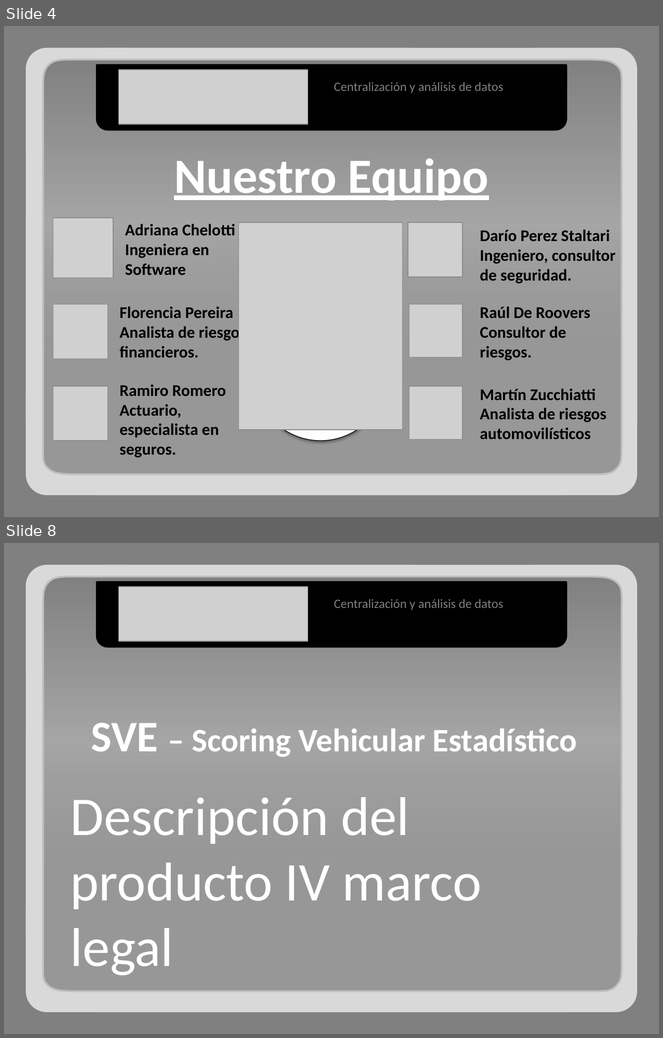
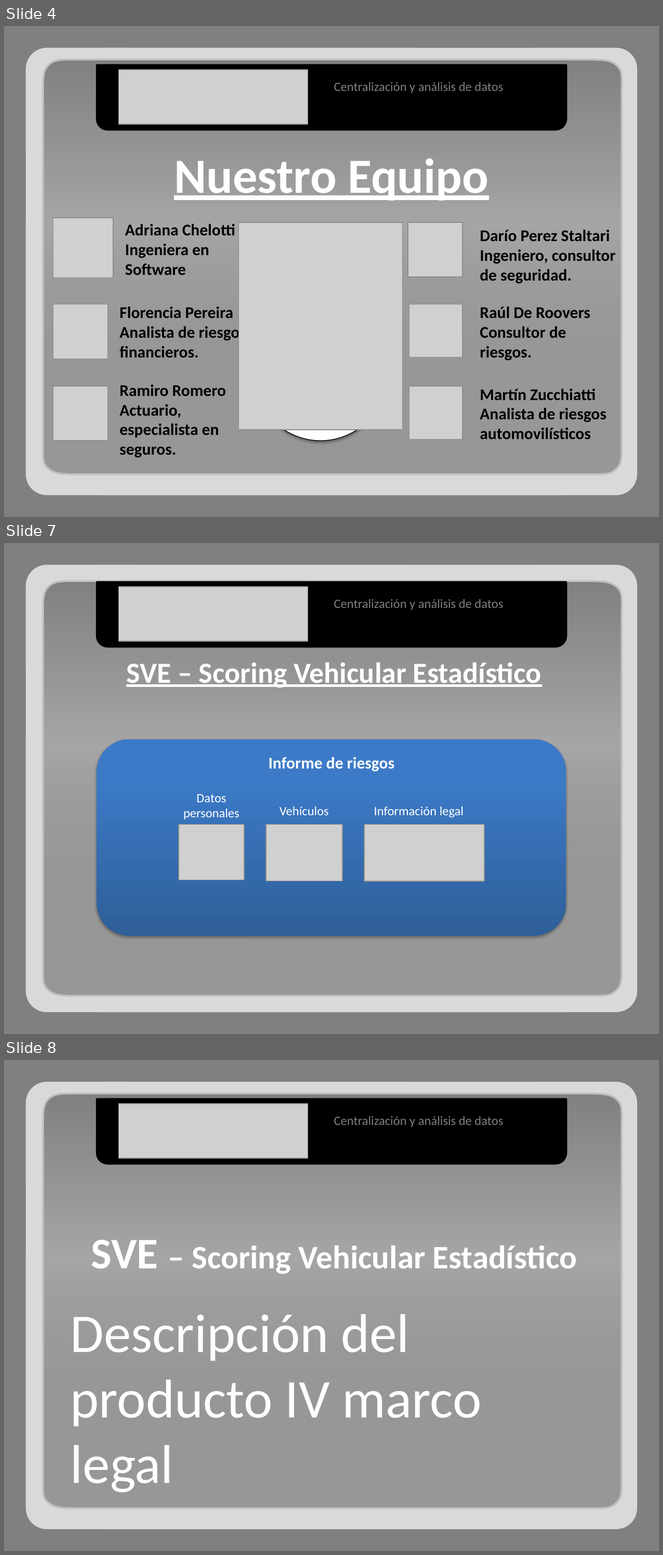
Before and after one commit to adrianachelotti/tallerdesarrollo1ero2011, a slide deck: Presentacion/Comercial/Presentacion Comercial.pptx. Shown one above the other, each under a label of ours: slides 4 and 8 before the commit, slides 4, 7 and 8 after it; the slides between them are not shown. The pictures are 663x1038 and 663x1555 pixels, drawn with LibreOffice and Linux fonts; fonts in the diff are those of the drawing; grey boxes stand for pictures. Boxes give left, top, right and bottom in pixels: in the first picture for what was removed or moved away, otherwise in the second. Text is boxed around its words. In the diff, an @@ line names an element or a change of style, - is before the commit and + after.

```diff
--- a/Presentacion/Comercial/Presentacion Comercial.pptx
+++ b/Presentacion/Comercial/Presentacion Comercial.pptx
@@ slide 7 added at (x1=4, y1=543, x2=659, y2=1034), background #808080 @@
@@ freeform shape added at (x1=42, y1=580, x2=622, y2=996), fill gradient #808080 to #A6A6A6, outline #BFBFBF 2 pt @@
@@ round same rect added at (x1=97, y1=583, x2=567, y2=647), fill #000000, outline #000000 2 pt @@
@@ picture added at (x1=118, y1=587, x2=308, y2=641) @@
@@ text added at (x1=334, y1=599, x2=503, y2=610), 14 pt, text #808080 @@
+Centralización y análisis de datos
@@ text added at (x1=126, y1=663, x2=542, y2=688), 32 pt, text #FFFFFF, bold, underline @@
+SVE – Scoring Vehicular Estadístico
@@ rounded rectangle added at (x1=97, y1=740, x2=567, y2=936), fill gradient #2F5F99 to #3D7CC7 to #3A7CCB, 18 pt, text #FFFFFF, bold @@
+Informe de riesgos
@@ text added at (x1=183, y1=794, x2=240, y2=820), 14 pt, text #FFFFFF @@
+Datos personales
@@ text added at (x1=280, y1=807, x2=329, y2=815), 14 pt, text #FFFFFF @@
+Vehículos
@@ text added at (x1=374, y1=807, x2=464, y2=818), 14 pt, text #FFFFFF @@
+Información legal
@@ picture added at (x1=179, y1=825, x2=244, y2=880) @@
@@ picture added at (x1=266, y1=825, x2=343, y2=881) @@
@@ picture added at (x1=364, y1=825, x2=484, y2=882) @@
@@ group added at (x1=26, y1=565, x2=637, y2=1013): 5 rounded rectangles @@
```
Also in this commit, not shown: 4 slides changed, 2 other slides added.
